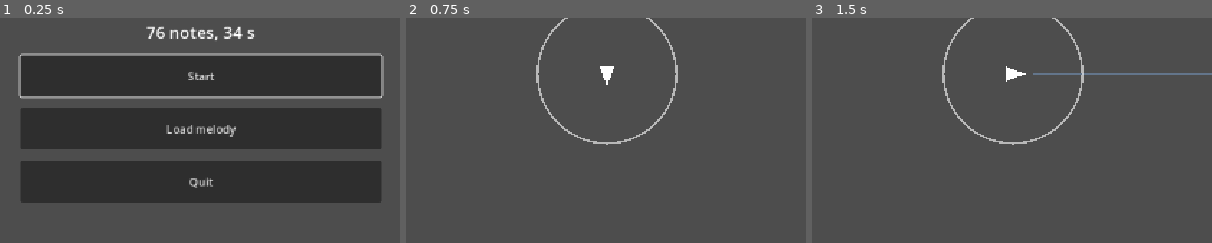
Above: before the commit, frames 1-3 (left to right).
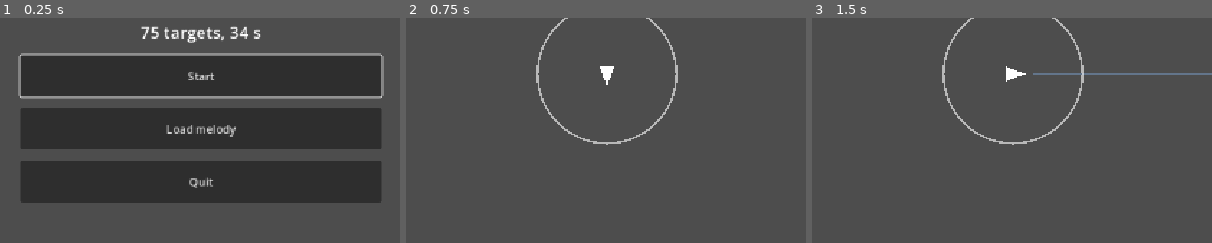
Above: after the commit, the same moments.

Repository: dreik123/MusicBullet
Game: Godot game, scene res://main.tscn
Two runs of this game, one before a commit and one after it. Both use one fixed random seed, a clock stepped at 60 frames per second and the inputs below.
Inputs (mouse positions are % of the whole screen's width and height, from its top left):
- Up to frame 1 (0.25 s): no input
- Up to frame 2 (0.75 s): click "Start" at 0.5 s
- Up to frame 3 (1.5 s): tap Enter at 1.25 s; move the mouse to (72, 45) at 1.27 s; press the mouse at (72, 45) at 1.28 s
The pictures show only the part of the screen within x 25-75%, y 38-88%; the shares and areas given below are measured in that part.

The runs differ from the first frame. In frame 1, 1.0% of the frame differs, in the area x 35-66%, y 3-12%; in frame 2, nothing differs; in frame 3, nothing differs.

Commit message:
added note segments

Diff:
--- a/main.gd
+++ b/main.gd
@@ -14,6 +14,17 @@
 # time or its pitch.
 const LANE_WINDOW = 1.0
 const MAX_LANES_IN_WINDOW = 2
+
+# Fast notes are merged into one target (a "segment"). Consecutive chart entries that are
+# closer than MERGE_GAP seconds become one segment, but a segment never spans more than
+# MAX_SEGMENT_LENGTH seconds. Hitting a segment plays all of its notes with their original rhythm.
+const MERGE_GAP = 0.15
+const MAX_SEGMENT_LENGTH = 1.5
+
+# At most MAX_OBJECTS_PER_LANE targets may be on one lane within LANE_OBJECT_WINDOW seconds
+# (about the time a target is visible). Extra targets are merged into the previous target on that lane.
+const MAX_OBJECTS_PER_LANE = 4
+const LANE_OBJECT_WINDOW = 1.0
 
 # UI texts (change here to rename or translate)
 const TXT_TITLE = "MusicBullet"
@@ -28,7 +39,7 @@
 const TXT_LOAD_MELODY = "Load melody"
 const TXT_BUILT_IN_MELODY = "Built-in melody"
 const TXT_MELODY_LABEL = "Melody: %s"
-const TXT_MELODY_INFO = "%d notes, %d s"
+const TXT_MELODY_INFO = "%d targets, %d s"
 const TXT_BUILT_IN_TITLE = "FirstLevel (built-in)"
 const TXT_DIALOG_TITLE = "Choose a MusicXML file"
 const TXT_DIALOG_FILTER = "*.mxl, *.musicxml, *.xml ; MusicXML files"
@@ -157,16 +168,7 @@
 ]
 
 func play_reference_melody():
-	var last_time = 0.0
-	for i in range(notes.size()):
-		var chart_note = notes[i]
-		var current_time = chart_note["time"]
-		var delay = current_time - last_time
-		if delay > 0.0:
-			await get_tree().create_timer(delay).timeout
-		for pitch in chart_note["pitches"]:
-			play_melody_sound(pitch, chart_note.get("duration", 1.0))
-		last_time = current_time
+	_play_events(_collect_playback_events(false), -1)
 
 func _unhandled_input(event):
 	if event is InputEventKey and event.pressed and event.keycode == KEY_F1:
@@ -195,6 +197,8 @@
 
 # Computes everything that depends only on the chart (and the screen size).
 func prepare_chart():
+	_merge_fast_notes()
+
 	_min_pitch = 127
 	_max_pitch = 0
 	for note in notes:
@@ -203,6 +207,7 @@
 			_max_pitch = max(_max_pitch, pitch)
 
 	_assign_lanes()
+	_limit_lane_load()
 
 	for i in range(notes.size()):
 		if i == 0:
@@ -457,6 +462,89 @@
 	var t = float(pitch - _min_pitch) / float(range_size)
 	return clamp(int(floor(t * LANE_COUNT)), 0, LANE_COUNT - 1)
 
+# --- Segments: fast notes merged into one target ---
+# A chart entry may carry "steps": the notes that play when the target is hit, each with its
+# own offset (seconds after the start of the target), pitches and duration.
+
+func _steps_of(note):
+	if note.has("steps"):
+		return note["steps"]
+	return [{"offset": 0.0, "pitches": note["pitches"].duplicate(), "duration": note.get("duration", 0.5)}]
+
+func _last_offset(note):
+	var steps = _steps_of(note)
+	return steps[steps.size() - 1]["offset"]
+
+func _new_segment(note):
+	var steps = []
+	for step in _steps_of(note):
+		steps.append({"offset": step["offset"], "pitches": step["pitches"].duplicate(), "duration": step["duration"]})
+	return {"time": note["time"], "pitches": note["pitches"].duplicate(), "steps": steps, "duration": note.get("duration", 0.5)}
+
+func _append_to_segment(segment, note):
+	var offset = note["time"] - segment["time"]
+	for step in _steps_of(note):
+		segment["steps"].append({"offset": offset + step["offset"], "pitches": step["pitches"].duplicate(), "duration": step["duration"]})
+	for pitch in note["pitches"]:
+		if not segment["pitches"].has(pitch):
+			segment["pitches"].append(pitch)
+
+func _finish_segment(segment):
+	segment["pitches"].sort()
+	var total = 0.0
+	for step in segment["steps"]:
+		total = max(total, step["offset"] + step["duration"])
+	segment["duration"] = total
+
+# Merges runs of fast notes (gap <= MERGE_GAP) into segments. Only the way the music is split into
+# targets changes: every note keeps its pitch and its exact time.
+func _merge_fast_notes():
+	var merged = []
+	var current = null
+	var current_last = 0.0  # absolute time of the last note inside the current segment
+	for note in notes:
+		var can_join = false
+		if current != null:
+			var gap = note["time"] - current_last
+			var span = note["time"] + _last_offset(note) - current["time"]
+			can_join = gap <= MERGE_GAP and span <= MAX_SEGMENT_LENGTH
+		if can_join:
+			_append_to_segment(current, note)
+		else:
+			current = _new_segment(note)
+			merged.append(current)
+		current_last = current["time"] + _last_offset(current)
+	for segment in merged:
+		_finish_segment(segment)
+	notes = merged
+
+# Keeps at most MAX_OBJECTS_PER_LANE targets on one lane inside LANE_OBJECT_WINDOW seconds.
+# A target that would exceed the limit is merged into the previous target of the same lane.
+func _limit_lane_load():
+	var kept_by_lane = {}
+	var result = []
+	for note in notes:
+		var lane = note["lane"]
+		if not kept_by_lane.has(lane):
+			kept_by_lane[lane] = []
+		var kept = kept_by_lane[lane]
+
+		var in_window = 0
+		for i in range(kept.size() - 1, -1, -1):
+			if note["time"] - kept[i]["time"] > LANE_OBJECT_WINDOW:
+				break
+			in_window += 1
+
+		if in_window >= MAX_OBJECTS_PER_LANE:
+			_append_to_segment(kept[kept.size() - 1], note)
+		else:
+			kept.append(note)
+			result.append(note)
+
+	for note in result:
+		_finish_segment(note)
+	notes = result
+
 # Gives every chart entry a lane. The natural lane comes from the highest pitch of the entry.
 # If that would put more than MAX_LANES_IN_WINDOW different lanes inside LANE_WINDOW seconds,
 # the entry is moved to the nearest lane that is already in use.
@@ -558,6 +646,8 @@
 		note_data["time"]
 	)
 	note.duration = note_data.get("duration", 1.0)
+	note.steps = note_data["steps"]
+	note.set_segment(note_data["steps"].back()["offset"])
 
 func get_note_spawn_radius():
 	var viewport_rect = get_viewport_rect()
@@ -611,36 +701,47 @@
 	await get_tree().create_timer(1.0).timeout
 	if my_id != _playback_id:
 		return
-
+	await _play_events(_collect_playback_events(true), my_id)
+
+# Every note to play, sorted by time. With only_hit, only targets the player hit are included.
+func _collect_playback_events(only_hit):
+	var events = []
+	for chart_note in notes:
+		if only_hit and not _was_hit(chart_note):
+			continue
+		for step in chart_note["steps"]:
+			events.append({"time": chart_note["time"] + step["offset"], "pitches": step["pitches"], "duration": step["duration"]})
+	events.sort_custom(_event_earlier)
+	return events
+
+func _event_earlier(a, b):
+	return a["time"] < b["time"]
+
+func _was_hit(chart_note):
+	for recorded in recorded_notes:
+		if abs(recorded["orig_time"] - chart_note["time"]) < 0.01:
+			var all_match = true
+			for pitch in chart_note["pitches"]:
+				if not recorded["pitches"].has(pitch):
+					all_match = false
+					break
+			if all_match:
+				return true
+	return false
+
+# Plays the events one after another. A playback that was cancelled (my_id changed) stops.
+# Use my_id = -1 for a playback that cannot be cancelled.
+func _play_events(events, my_id):
 	var last_time = 0.0
-	for i in range(notes.size()):
-		var chart_note = notes[i]
-		var current_time = chart_note["time"]
-		var delay = current_time - last_time
+	for event in events:
+		var delay = event["time"] - last_time
 		if delay > 0.0:
 			await get_tree().create_timer(delay).timeout
-			if my_id != _playback_id:
+			if my_id >= 0 and my_id != _playback_id:
 				return
-
-		var was_hit = false
-		for recorded in recorded_notes:
-			if abs(recorded["orig_time"] - current_time) < 0.01:
-				var chart_pitches = chart_note["pitches"]
-				var recorded_pitches = recorded["pitches"]
-				var all_match = true
-				for pitch in chart_pitches:
-					if not recorded_pitches.has(pitch):
-						all_match = false
-						break
-				if all_match:
-					was_hit = true
-					break
-
-		if was_hit:
-			for pitch in chart_note["pitches"]:
-				play_melody_sound(pitch, chart_note.get("duration", 1.0))
-
-		last_time = current_time
+		for pitch in event["pitches"]:
+			play_melody_sound(pitch, event["duration"])
+		last_time = event["time"]
 
 func play_melody_sound(pitch: int, duration: float):
 	$Player.play_note_sound(pitch, duration)
--- a/note.gd
+++ b/note.gd
@@ -11,6 +11,8 @@
 var target_position: Vector2
 var direction: Vector2
 var duration = 1.0
+var steps = []
+var _tail: Line2D
 
 @onready var visual = $Polygon2D
 
@@ -24,6 +26,27 @@
 	if entry_ratio >= 0.0:
 		var entry_position = global_position.lerp(target_position, entry_ratio)
 		visible_duration = entry_position.distance_to(target_position) / note_speed
+
+# Gives a segment (several fast notes merged into one target) a tail: a line behind the head
+# as long as the distance the note travels during the time span of the segment.
+func set_segment(span_seconds: float):
+	if span_seconds <= 0.0:
+		return
+	_tail = Line2D.new()
+	_tail.width = 12.0
+	_tail.default_color = Color(1, 1, 1, 1)
+	_tail.begin_cap_mode = Line2D.LINE_CAP_ROUND
+	_tail.end_cap_mode = Line2D.LINE_CAP_ROUND
+	_tail.show_behind_parent = true
+	_tail.points = PackedVector2Array([Vector2.ZERO, -direction * note_speed * span_seconds])
+	add_child(_tail)
+	_tail.self_modulate = visual.self_modulate
+
+# The moment when the colour is hottest: the middle of the visible flight, measured to the miss ring.
+func get_ideal_time() -> float:
+	var player = get_tree().current_scene.get_node("Player")
+	var ring_radius = player.get_node("MissBoundary").MISS_BOUNDARY_RADIUS
+	return arrival_time - ring_radius / note_speed - visible_duration / 2.0
 
 func _process(delta):
 	var main = get_tree().current_scene
@@ -44,6 +67,8 @@
 		if peak > 0.0:
 			heat = clamp(1.0 - abs(time_until_arrival - peak) / peak, 0.0, 1.0)
 		visual.self_modulate = COLOR_FAR.lerp(COLOR_NEAR, heat)
+		if _tail != null:
+			_tail.self_modulate = visual.self_modulate
 
 	var distance_to_target = global_position.distance_to(target_position)
 	if distance_to_target <= note_speed * delta:
@@ -52,8 +77,3 @@
 		return
 
 	global_position += direction * note_speed * delta
-
-func get_ideal_time() -> float:
-	var player = get_tree().current_scene.get_node("Player")
-	var ring_radius = player.get_node("MissBoundary").MISS_BOUNDARY_RADIUS
-	return arrival_time - ring_radius / note_speed - visible_duration / 2.0
--- a/player.gd
+++ b/player.gd
@@ -93,14 +93,24 @@
 	tween.tween_property(player, "volume_db", -40.0, 0.25)
 	tween.tween_callback(player.queue_free)
 
+# Plays the steps of a target one after another. The first step (offset 0) sounds immediately.
+func play_steps(steps):
+	var played_until = 0.0
+	for step in steps:
+		var wait = step["offset"] - played_until
+		if wait > 0.0:
+			await get_tree().create_timer(wait).timeout
+			played_until = step["offset"]
+		for pitch in step["pitches"]:
+			play_note_sound(pitch, step["duration"])
+
 func handle_note_hit(note, shot_time, max_accuracy = 1.0):
 	# A note that was already hit this frame must not be scored twice.
 	if note.is_queued_for_deletion():
 		return
 
-	# Play each pitch in the note's pitches array
-	for pitch in note.pitches:
-		play_note_sound(pitch, note.duration)
+	# A segment plays all of its notes with their original rhythm.
+	play_steps(note.steps)
 
 	var timing_error = shot_time - note.get_ideal_time()
 	var absolute_error = abs(timing_error)
